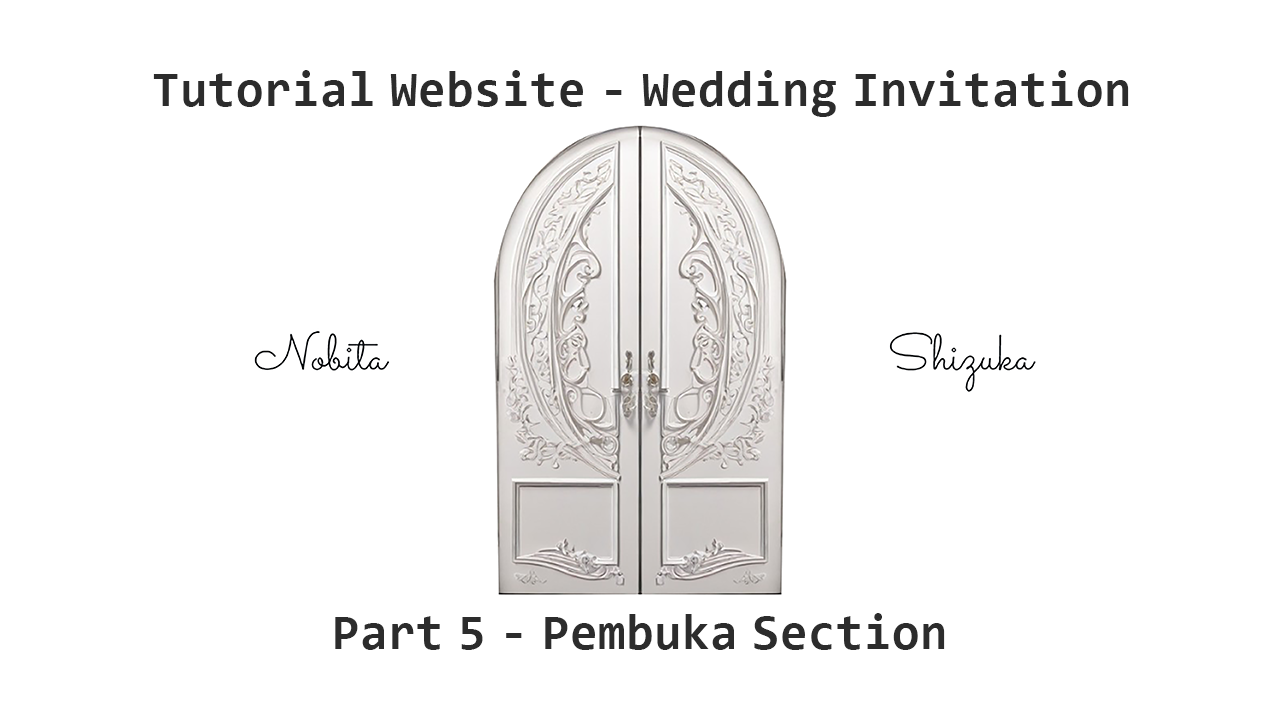
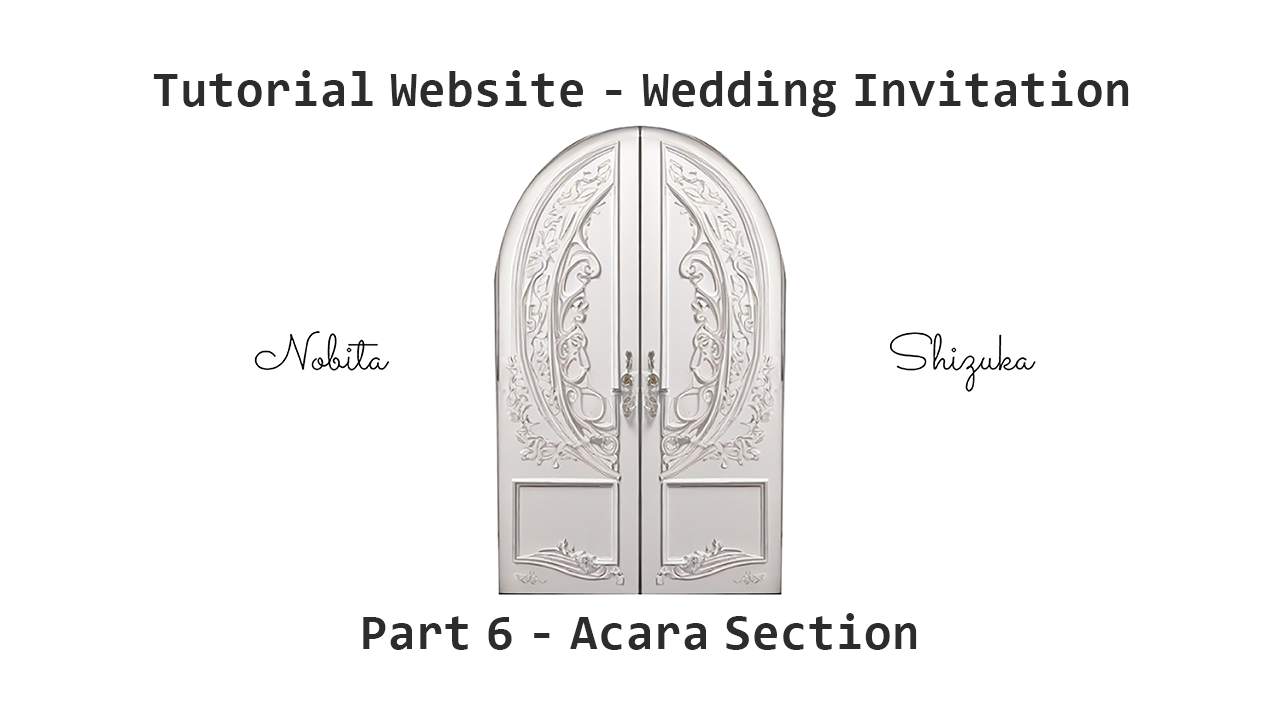
The second 1280px x 720px image is a revision of the first. Changes to its layers:
renamed "Part 5 - Pembuka Section" to "Part 6 - Acara Section", painted on it over [335, 613, 945, 650]
